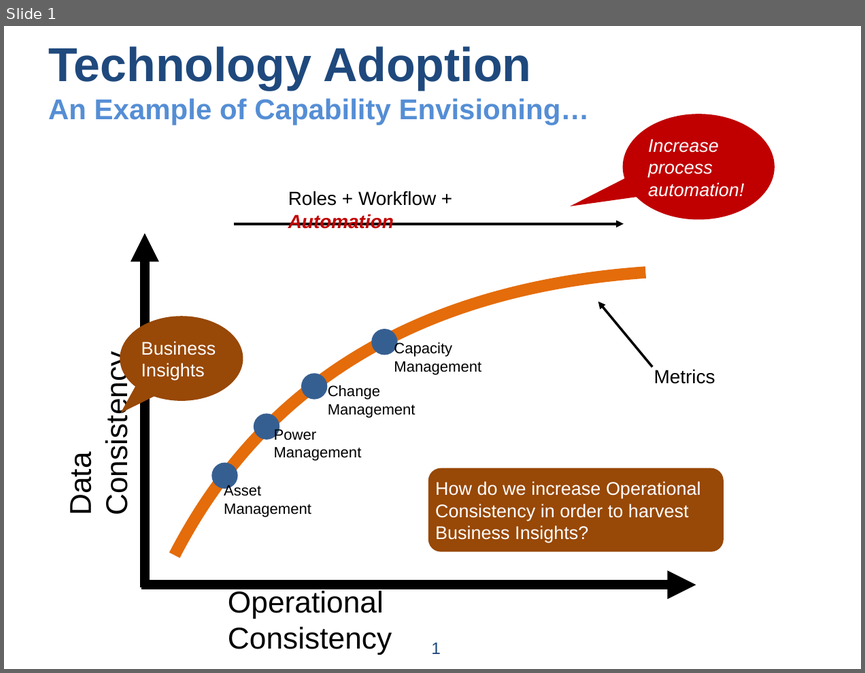
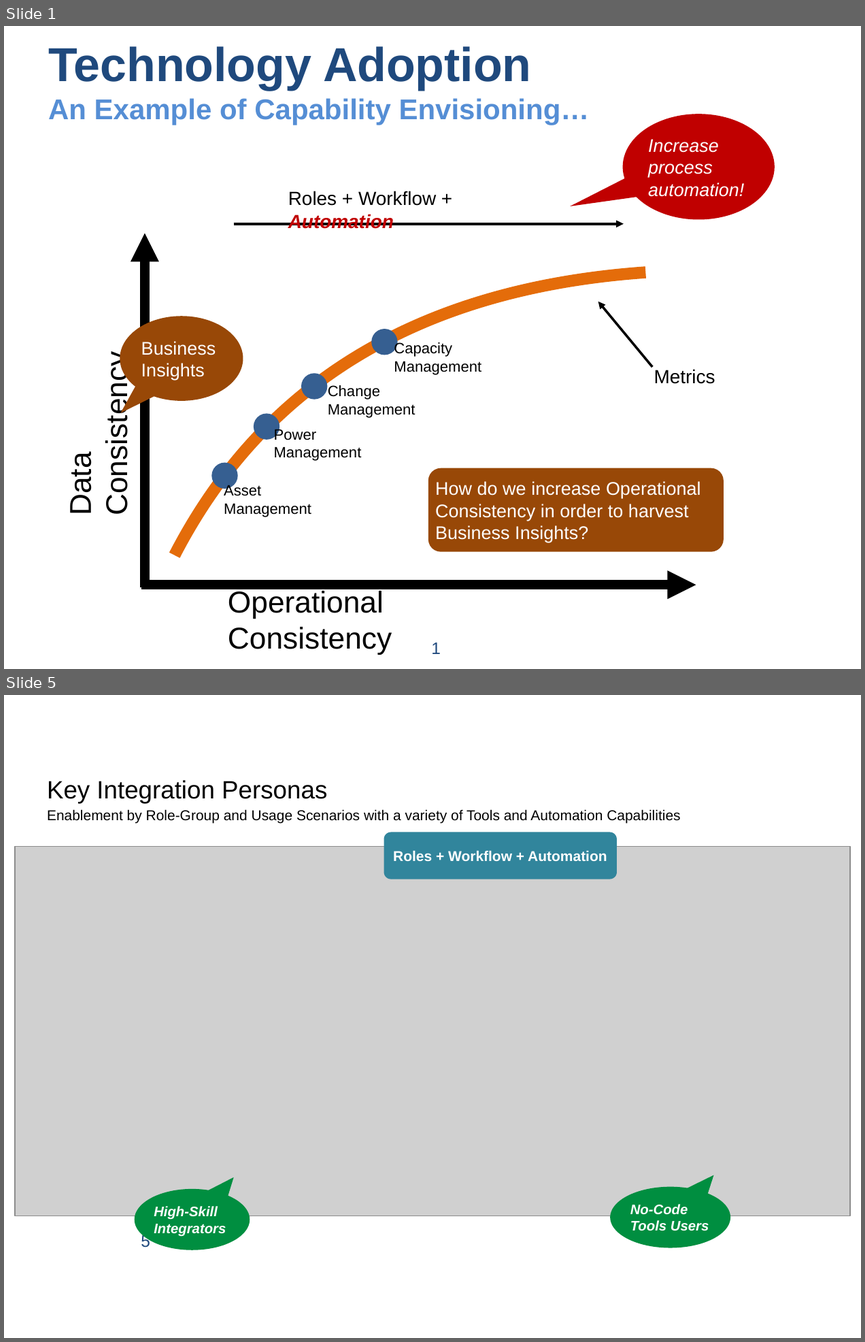
Before and after one commit to UsefulEngines/DcimTechnologyAdoption, a slide deck: RolesWorkflowAutomation.pptx. Shown one above the other, each under a label of ours: slide 1 before the commit, slides 1 and 5 after it; the slides between them are not shown. The pictures are 865x673 and 865x1342 pixels, drawn with LibreOffice and Linux fonts; fonts in the diff are those of the drawing; grey boxes stand for pictures. Boxes give left, top, right and bottom in pixels: in the first picture for what was removed or moved away, otherwise in the second. Text is boxed around its words. In the diff, an @@ line names an element or a change of style, - is before the commit and + after.

```diff
--- a/RolesWorkflowAutomation.pptx
+++ b/RolesWorkflowAutomation.pptx
@@ slide 5 added at (4,695,861,1338), background #FFFFFF @@
@@ text added at (47,780,680,824), 12 pt, text #000000 @@
+Key Integration Personas
+Enablement by Role-Group and Usage Scenarios with a variety of Tools and Automation Capabilities
@@ rounded rectangle added at (383,832,617,879), fill #31859C, 12 pt, text #FFFFFF, bold @@
+Roles + Workflow + Automation
@@ picture added at (15,846,851,1215) @@
@@ speech bubble added at (135,1189,250,1249), fill #008E40, 11.6 pt, text #FFFFFF, bold, italic @@
+High-Skill Integrators
@@ speech bubble added at (610,1187,730,1248), fill #008E40, 11.6 pt, text #FFFFFF, bold, italic @@
+No-Code Tools Users
@@ page number added at (141,1233,150,1250), 14 pt, text #1F497D @@
+5
```
Also in this commit, not shown: 7 other slides added.
